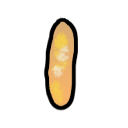
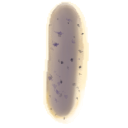
Comparing the layer stacks of the two 128px x 128px images. Changes:
added group "Fruit" with 4 layers above "PALETTE" over left=43, top=1, right=89, bottom=124
added layer "details" in group "Fruit" over left=47, top=17, right=85, bottom=120
added layer "Layer #1" in group "Fruit" over left=43, top=1, right=89, bottom=124
"Pasted Layer": opacity 100% → 60%, moved it into group "Fruit", painted on it over left=43, top=2, right=85, bottom=124
added layer "Layer" in group "Fruit" over left=43, top=1, right=89, bottom=124
